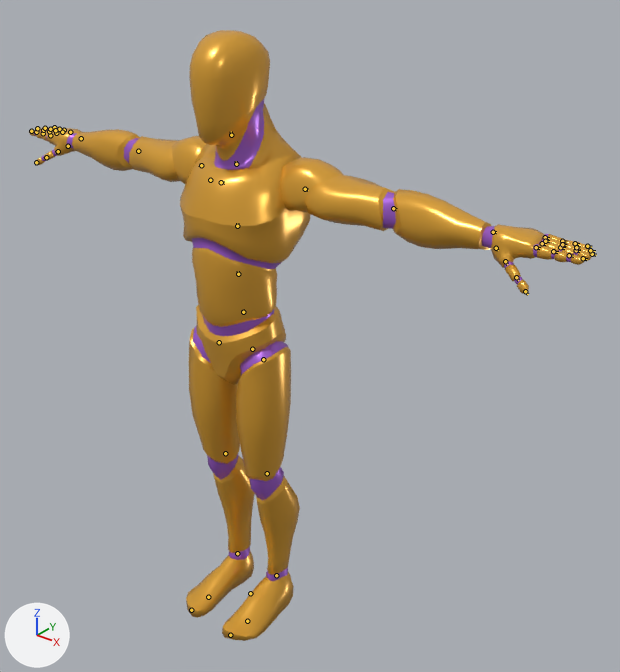
The glTF model apps/web/public/models/anim-library.glb: old version first, new version second.
One viewpoint serves both versions: a camera (50 mm lens) standing at (1.58, -1.65, 2.08) and looking at (0.17, 0.11, 0.99). Arrows for +X, +Y and +Z are at lower left; the lights stay in place. The first picture is the older version. The bones that bend it are drawn over the model as lines.

Names of what the first picture shows: 'Mannequin'.
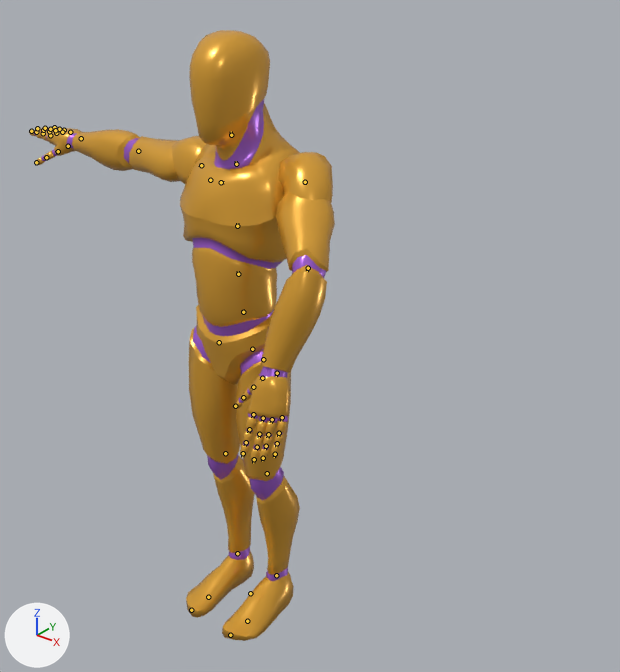
The newer file adds an action. The first version stands in its rest pose; the second is drawn at frame 0 of the action 'Rig|Shield_Carry'.

The edits, one by one:
Bone 'clavicle_l' (bone_clavicle_l) turns from (0, 0, 0) to (5, 10, -4) degrees about its own x, y and z.
Bone 'upperarm_l' (bone_upperarm_l) turns from (0, 0, 0) to (45, 9, -26) degrees about its own x, y and z.
Bone 'lowerarm_l' (bone_lowerarm_l) turns from (0, 0, 0) to (13, 9, -41) degrees about its own x, y and z.

Boxes [x1, y1, x2, y2] around the edits, measured in the pictures (620 x 672 px):
'Mannequin', posed (46% narrower)
    before: [29, 30, 593, 641]
    after: [29, 30, 335, 641]
bone 'clavicle_l', root to tip
    before: (221, 182) to (224, 183)
    after: (221, 182) to (224, 182)
bone 'upperarm_l', root to tip
    before: (305, 189) to (308, 190)
    after: (305, 182) to (305, 184)
bone 'lowerarm_l', root to tip
    before: (393, 208) to (396, 209)
    after: (308, 268) to (307, 271)
